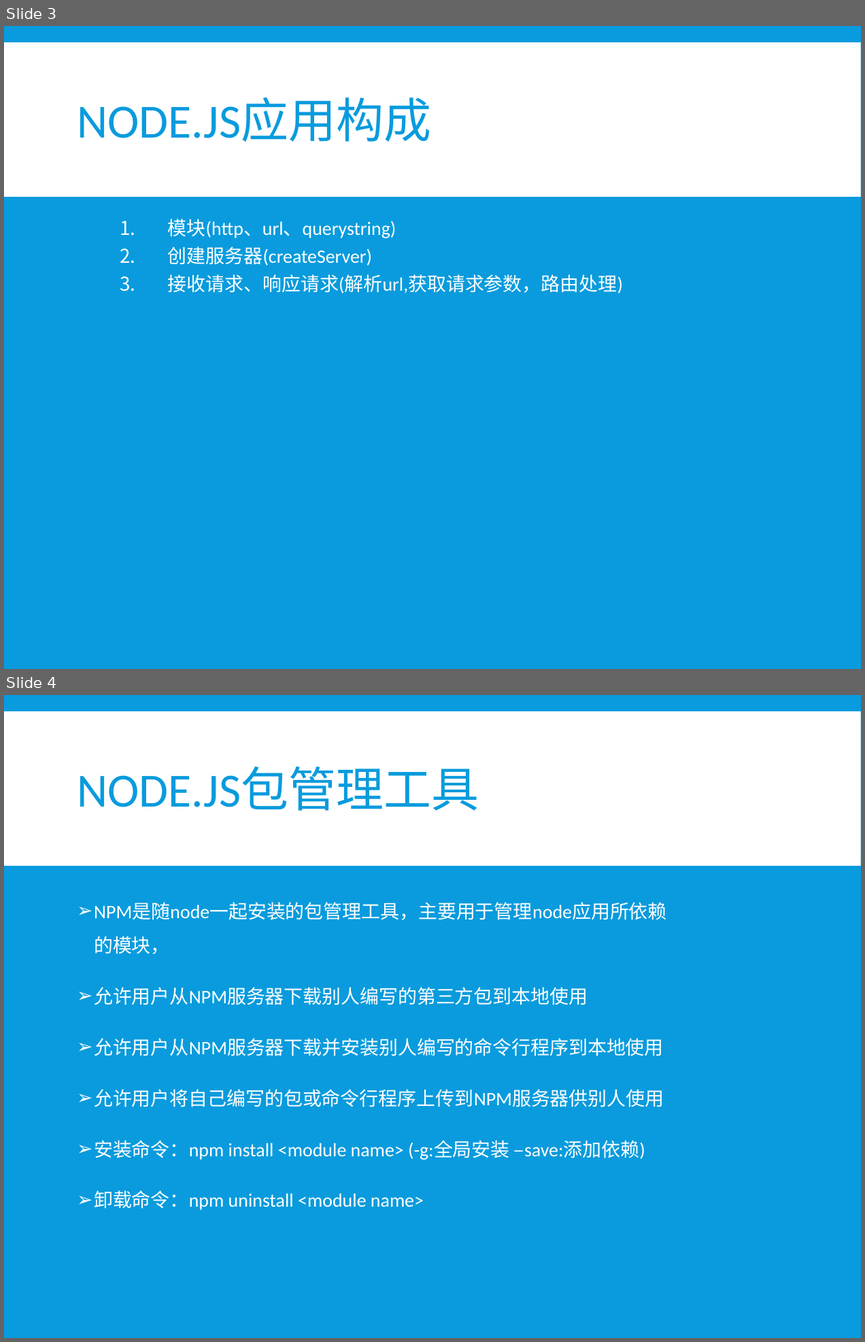
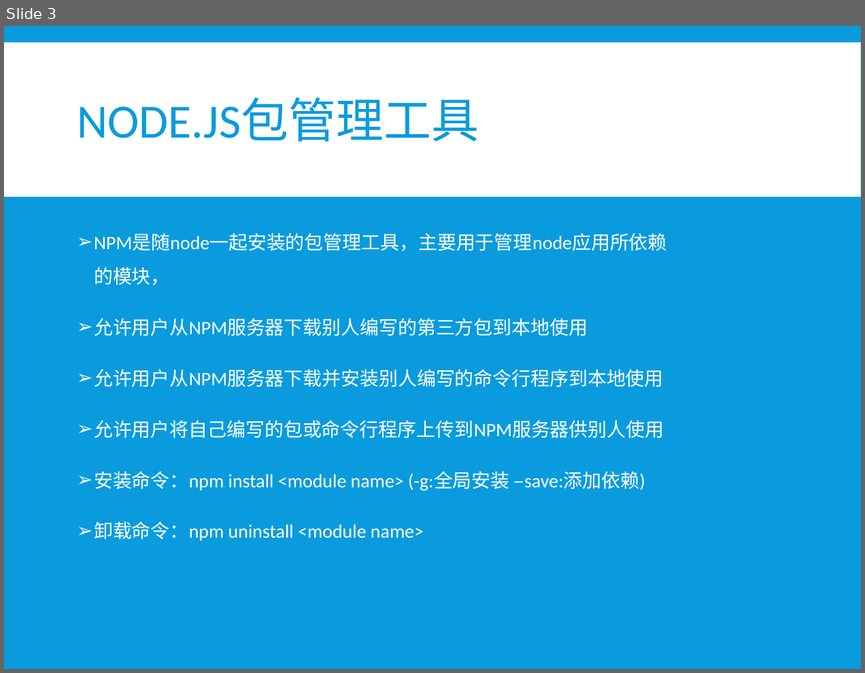
Before and after one commit to xiayu1986/webLearn, a slide deck: mix/技术分享/NODE技术分享.pptx. Shown one above the other, each under a label of ours: slides 3 and 4 before the commit, slide 3 after it. The pictures are 865x1342 and 865x673 pixels, drawn with LibreOffice and Linux fonts; fonts in the diff are those of the drawing. Boxes give left, top, right and bottom in pixels: in the first picture for what was removed or moved away, otherwise in the second. Text is boxed around its words. In the diff, an @@ line names an element or a change of style, - is before the commit and + after.

```diff
--- a/mix/技术分享/NODE技术分享.pptx
+++ b/mix/技术分享/NODE技术分享.pptx
@@ slide 3 removed at (4,26,861,669), background #099BDD; not listed: 1 template element that a slide beside it also shows @@
@@ title removed at (77,98,431,142) @@
-NODE.JS应用构成
@@ text removed at (168,218,623,293) @@
-  1. 模块(http、url、querystring)
-  2. 创建服务器(createServer)
-  3. 接收请求、响应请求(解析url,获取请求参数，路由处理)
@@ what was slide 4 is now slide 3 @@
```
Also in this commit, not shown: 3 slides changed, 3 slides added, 1 other file.
